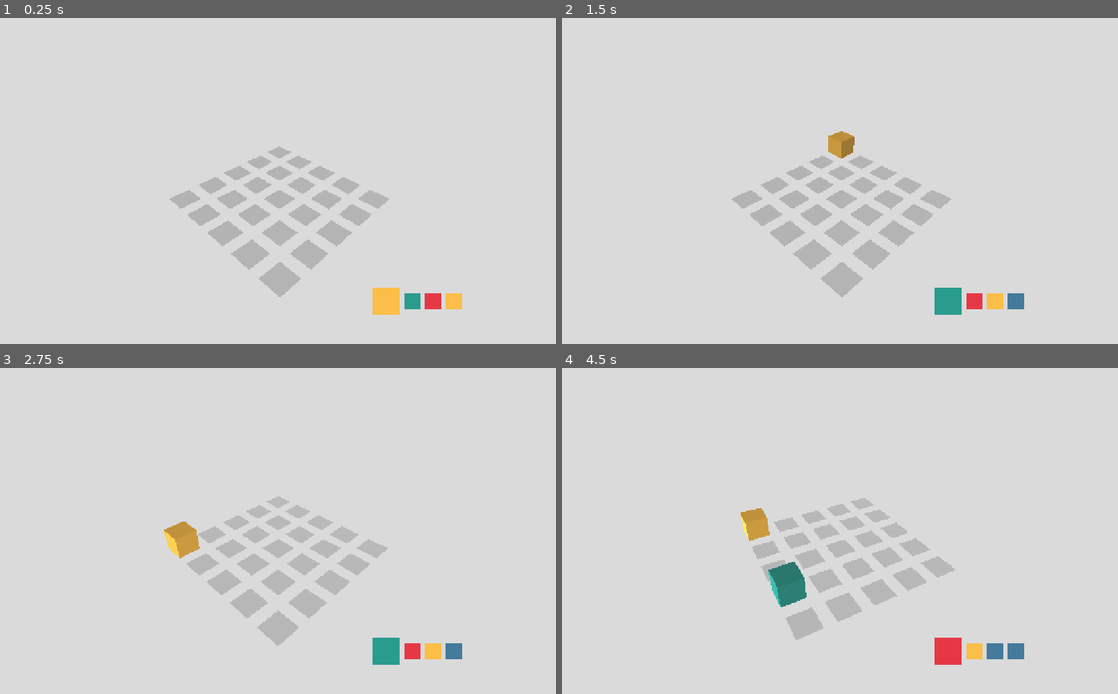
Above: before the commit, frames 1-4 (two rows, left to right).
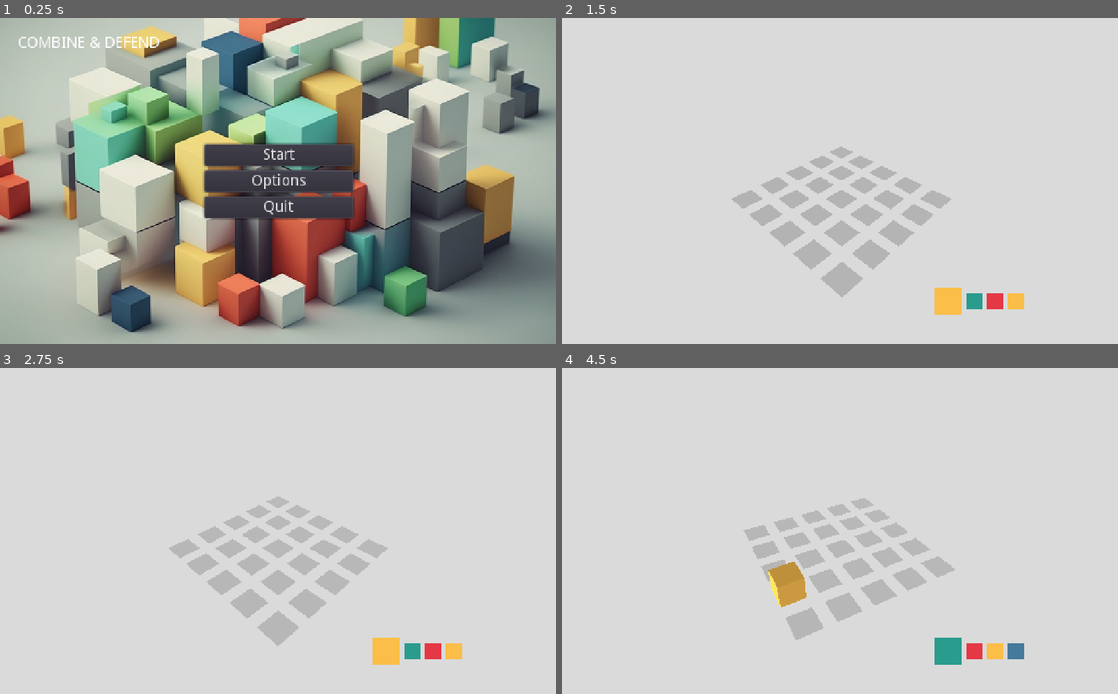
Above: after the commit, the same moments.

Repository: Cam1lo/CombineDefend
Game: Godot game, scene res://ui/Menu.tscn
Same seed, same stepped clock (60 frames per second), same inputs: the game is played once before the commit and once after it. Before the commit the project starts from res://main/Main.tscn.
Inputs (mouse positions are in pixels of both pictures, inside the frame that each line leads up to):
- Up to frame 1 (0.25 s): no input
- Up to frame 2 (1.5 s): click (840, 181) at 0.5 s, where only the run after the commit has a clickable "Options"; click (840, 154) at 1.25 s, where only the run after the commit has a clickable "Start"
- Up to frame 3 (2.75 s): tap Enter at 2 s; move the mouse to (400, 514) at 2.02 s; tap Q (rotate_camera_left) at 2.1 s; click (400, 514) at 2.17 s
- Up to frame 4 (4.5 s): move the mouse to (728, 547) at 2.77 s; tap E (rotate_camera_right) at 2.85, 4.35 s; click (728, 547) at 2.92 s; move the mouse to (895, 459) at 3.52 s; tap Q (rotate_camera_left) at 3.6 s; click (895, 459) at 3.67 s; move the mouse to (812, 596) at 4.27 s; click (812, 596) at 4.42 s

The runs differ from the first frame. In frame 1, 91% of the frame differs, in the area x 0-100%, y 0-100%; in frame 2, 1.1%; in frame 3, 1.3%; in frame 4, 1.7%.

Commit message:
Main menu added

Diff:
--- a/project.godot
+++ b/project.godot
@@ -21,7 +21,7 @@
 [application]
 
 config/name="Combine & Defend"
-run/main_scene="res://main/Main.tscn"
+run/main_scene="res://ui/Menu.tscn"
 
 [audio]
 
@@ -34,6 +34,7 @@
 window/size/test_width=1024
 window/size/test_height=600
 window/stretch/mode="viewport"
+window/stretch/aspect="keep"
 
 [input]
 
--- /dev/null
+++ b/ui/Menu.gd
@@ -0,0 +1,17 @@
+extends Control
+
+
+func _ready():
+	pass # Replace with function body.
+
+
+func _on_StartButton_pressed():
+	get_tree().change_scene("res://main/Main.tscn")
+
+
+func _on_OptionsButton_pressed():
+	print('move to options')
+
+
+func _on_QuitButton_pressed():
+	get_tree().quit()
--- /dev/null
+++ b/ui/Menu.tscn
@@ -0,0 +1,58 @@
+[gd_scene load_steps=3 format=2]
+
+[ext_resource path="res://assets/img/background-menu2.png" type="Texture" id=1]
+[ext_resource path="res://ui/Menu.gd" type="Script" id=2]
+
+[node name="Menu" type="Control"]
+anchor_right = 1.0
+anchor_bottom = 1.0
+script = ExtResource( 2 )
+
+[node name="TextureRect" type="TextureRect" parent="."]
+anchor_right = 1.0
+anchor_bottom = 1.0
+texture = ExtResource( 1 )
+expand = true
+stretch_mode = 1
+
+[node name="RichTextLabel" type="RichTextLabel" parent="."]
+margin_left = 16.0
+margin_top = 16.0
+margin_right = 153.0
+margin_bottom = 31.0
+tab_size = 1
+text = "COMBINE & DEFEND"
+fit_content_height = true
+
+[node name="VBoxContainer" type="VBoxContainer" parent="."]
+anchor_left = 0.5
+anchor_top = 0.5
+anchor_right = 0.5
+anchor_bottom = 0.5
+margin_left = -68.0
+margin_top = -71.0
+margin_right = 69.0
+margin_bottom = 71.0
+alignment = 1
+
+[node name="StartButton" type="Button" parent="VBoxContainer"]
+margin_top = 37.0
+margin_right = 137.0
+margin_bottom = 57.0
+text = "Start"
+
+[node name="OptionsButton" type="Button" parent="VBoxContainer"]
+margin_top = 61.0
+margin_right = 137.0
+margin_bottom = 81.0
+text = "Options"
+
+[node name="QuitButton" type="Button" parent="VBoxContainer"]
+margin_top = 85.0
+margin_right = 137.0
+margin_bottom = 105.0
+text = "Quit"
+
+[connection signal="pressed" from="VBoxContainer/StartButton" to="." method="_on_StartButton_pressed"]
+[connection signal="pressed" from="VBoxContainer/OptionsButton" to="." method="_on_OptionsButton_pressed"]
+[connection signal="pressed" from="VBoxContainer/QuitButton" to="." method="_on_QuitButton_pressed"]
Binary file added: assets/img/background-menu2.png
Not shown, added: assets/img/background-menu2.png.import
